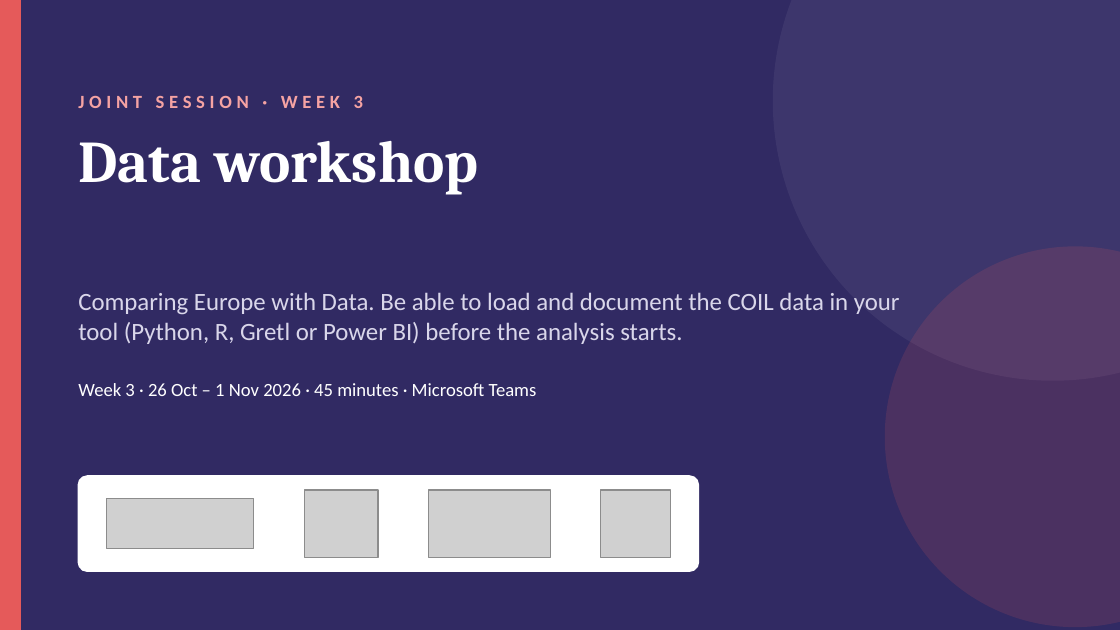
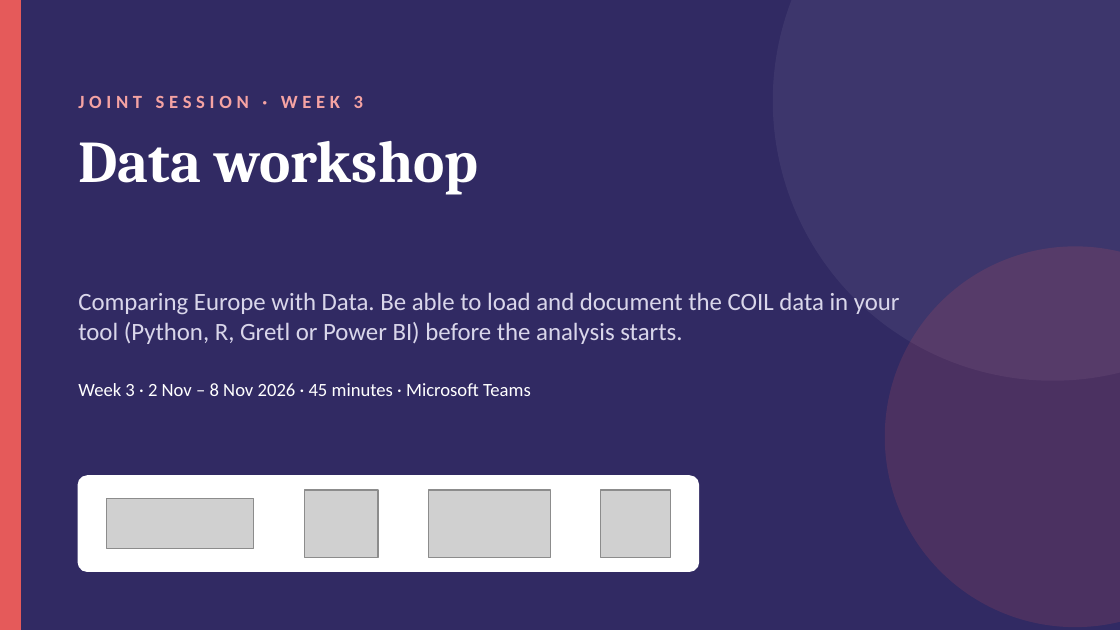
Before and after one commit to coil-europe/coil-europe.github.io, a slide deck: slide 1 of docs/slides/COIL_2_data_workshop.pptx. Drawn at 1120x630 pixels with LibreOffice and Linux fonts; fonts in the diff are those of the drawing; grey boxes stand for pictures. Boxes give left, top, right and bottom in pixels: in the first picture for what was removed or moved away, otherwise in the second. Text is boxed around its words. In the diff, an @@ line names an element or a change of style, - is before the commit and + after.

```diff
--- a/docs/slides/COIL_2_data_workshop.pptx
+++ b/docs/slides/COIL_2_data_workshop.pptx
@@ text at (78,383,531,396): text changed @@
-Week 3 · 26 Oct – 1 Nov 2026 · 45 minutes · Microsoft Teams
+Week 3 · 2 Nov – 8 Nov 2026 · 45 minutes · Microsoft Teams
```
Also in this commit, not shown: 14 other files.
